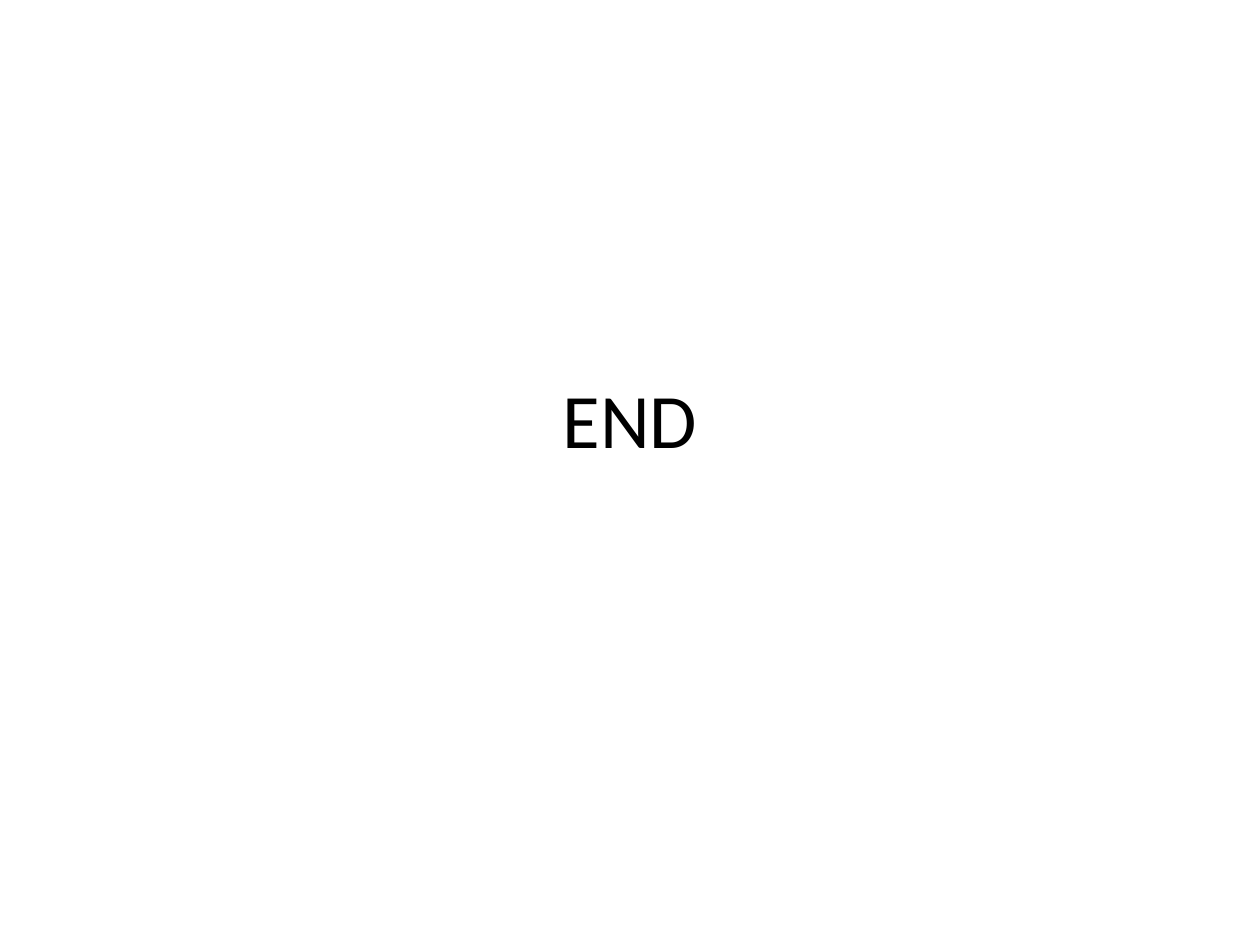
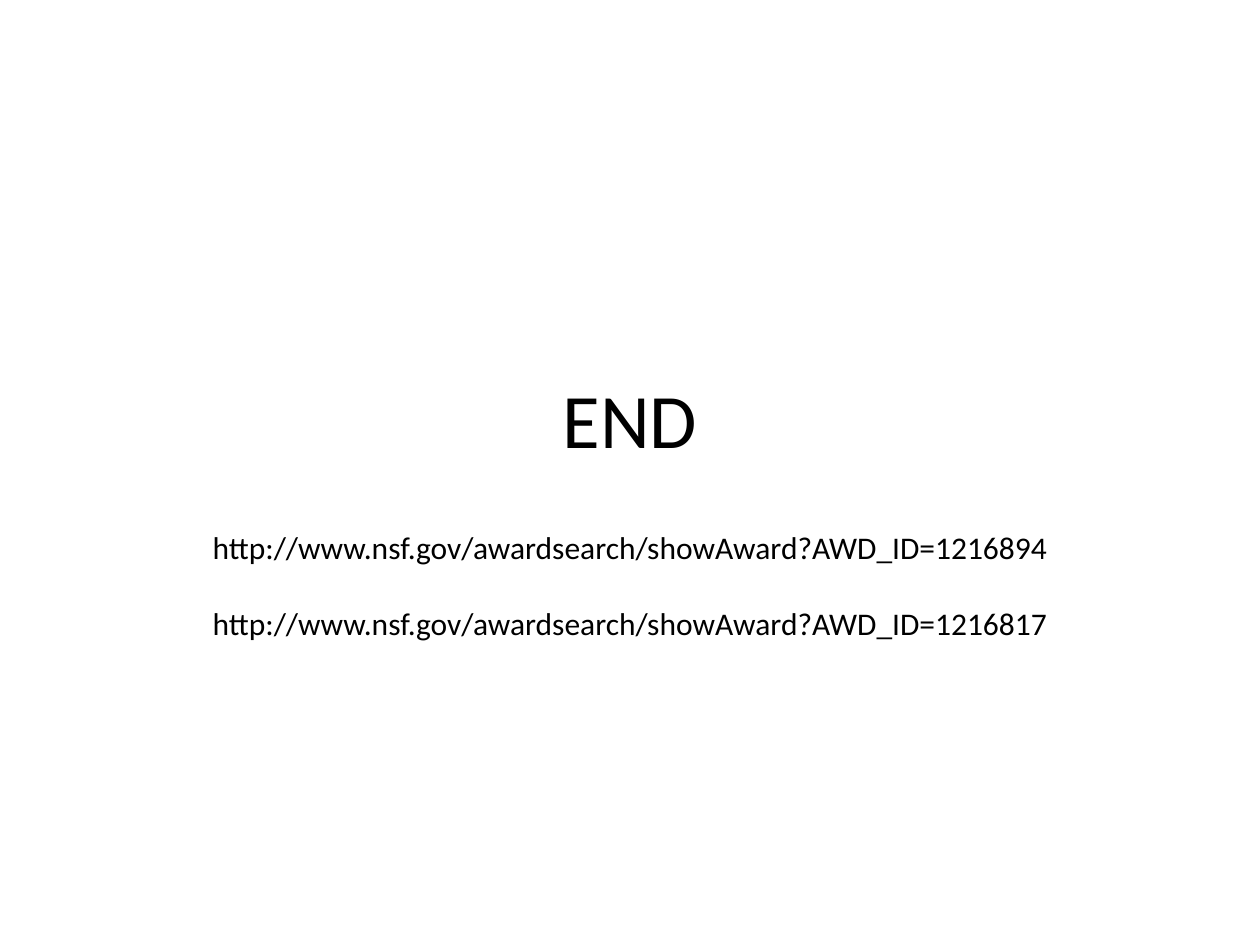
Before and after one commit to NCEAS/oss-2014, a slide deck: slide 20 of day-18/Idaszak_OSS_OpenSource.pptx. Drawn at 1260x945 pixels with LibreOffice and Linux fonts; fonts in the diff are those of the drawing; background and template pictures are left out. Boxes give left, top, right and bottom in pixels: in the first picture for what was removed or moved away, otherwise in the second. Text is boxed around its words. In the diff, an @@ line names an element or a change of style, - is before the commit and + after.

```diff
--- a/day-18/Idaszak_OSS_OpenSource.pptx
+++ b/day-18/Idaszak_OSS_OpenSource.pptx
@@ text added at (213,537,1047,641), 18 pt, text #000000 @@
+http://www.nsf.gov/awardsearch/showAward?AWD_ID=1216894
+http://www.nsf.gov/awardsearch/showAward?AWD_ID=1216817
```
Also in this commit, not shown: 5 other slides changed.
